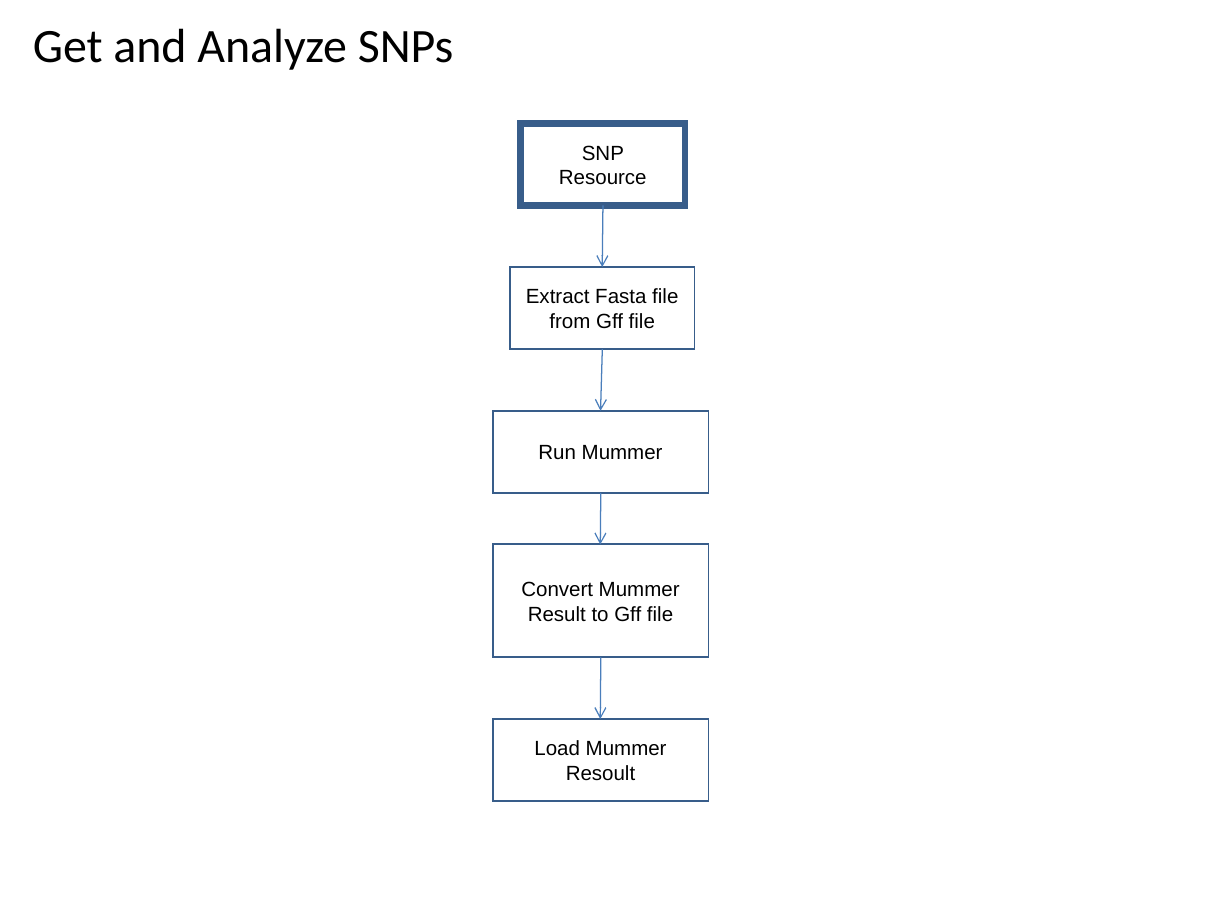
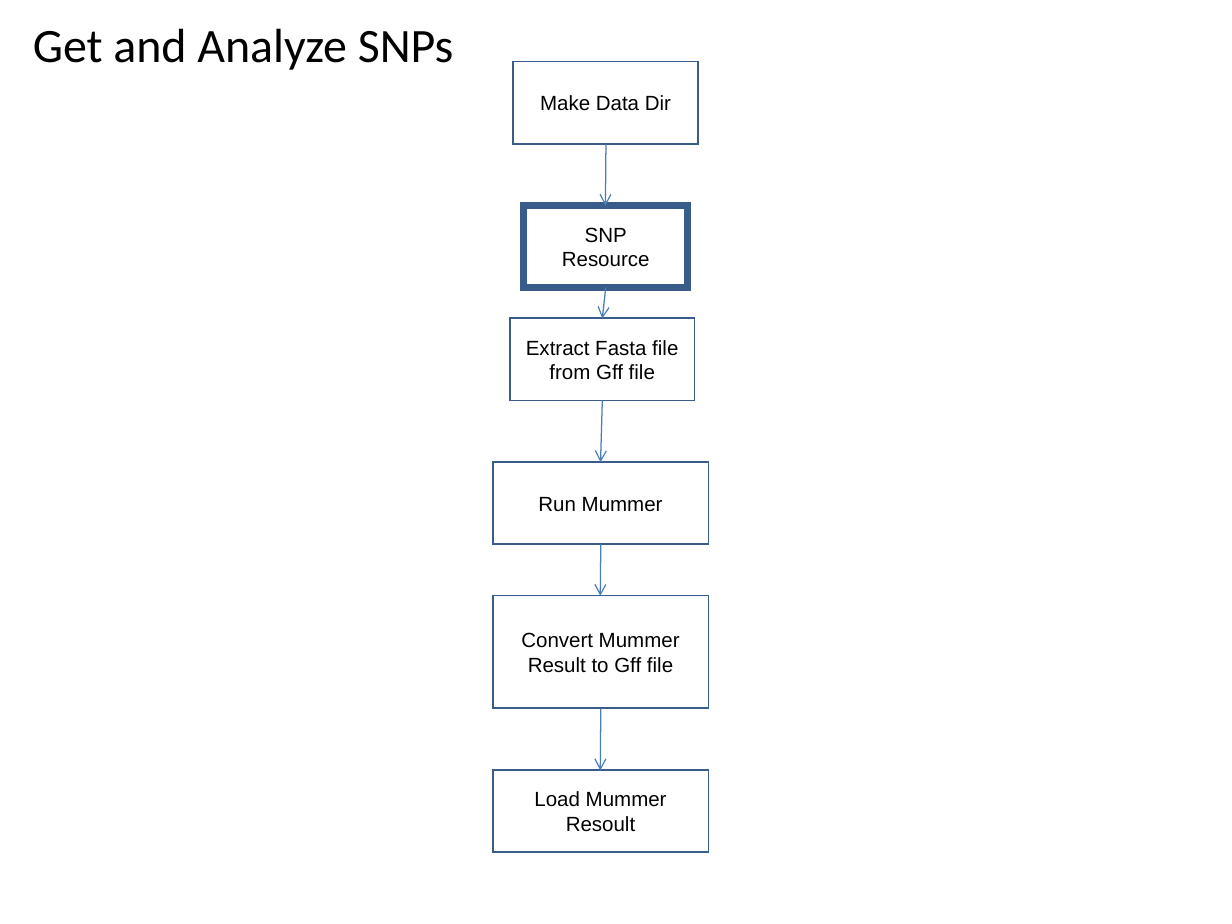
Before and after one commit to VEuPathDB/ApiCommonWorkflow, a slide deck: slide 32 of Main/doc/IntegratedWorkflow.ppt. Drawn at 1232x924 pixels with LibreOffice and Linux fonts; fonts in the diff are those of the drawing. Boxes give left, top, right and bottom in pixels: in the first picture for what was removed or moved away, otherwise in the second. Text is boxed around its words. In the diff, an @@ line names an element or a change of style, - is before the commit and + after.

```diff
--- a/Main/doc/IntegratedWorkflow.ppt
+++ b/Main/doc/IntegratedWorkflow.ppt
@@ rectangle added at [514, 62, 699, 144], outline #385D8A 0.99 pt, 12 pt, text #000000 @@
+Make Data Dir
@@ arrow moved from (602, 206) - (602, 267) to (606, 144) - (605, 206) @@
@@ rectangle "SNP": place and size @@
-rectangle "SNP" at [521, 123, 685, 206]
+rectangle "SNP" at [524, 206, 687, 288]
@@ arrow added from (606, 287) to (602, 318), #4A7EBB 0.74 pt @@
@@ 4 rectangles, 3 arrows: place and size @@
-4 rectangles, 3 arrows at [493, 267, 708, 801]
+4 rectangles, 3 arrows at [493, 318, 708, 853]
```
Also in this commit, not shown: 10 other slides changed.
